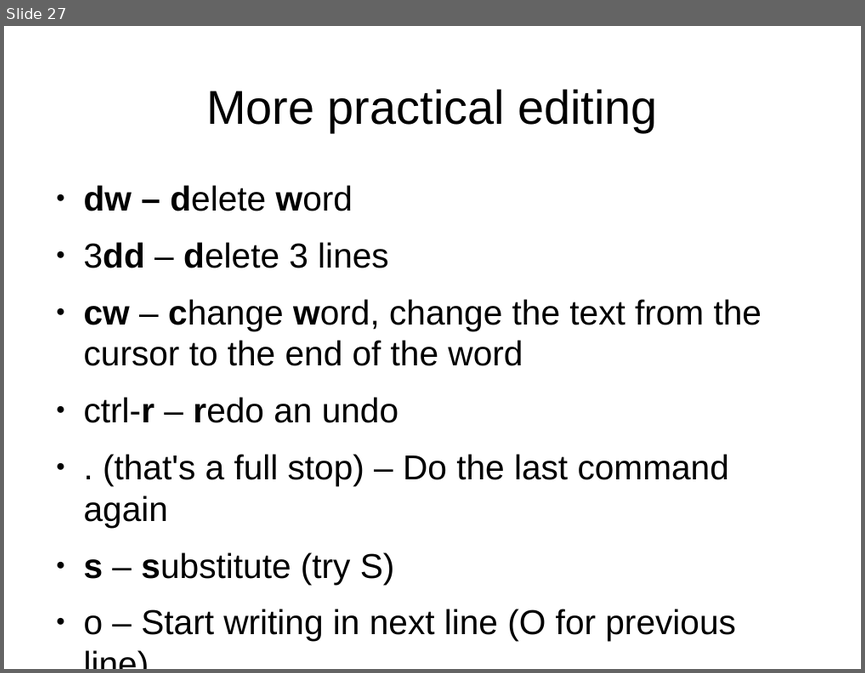
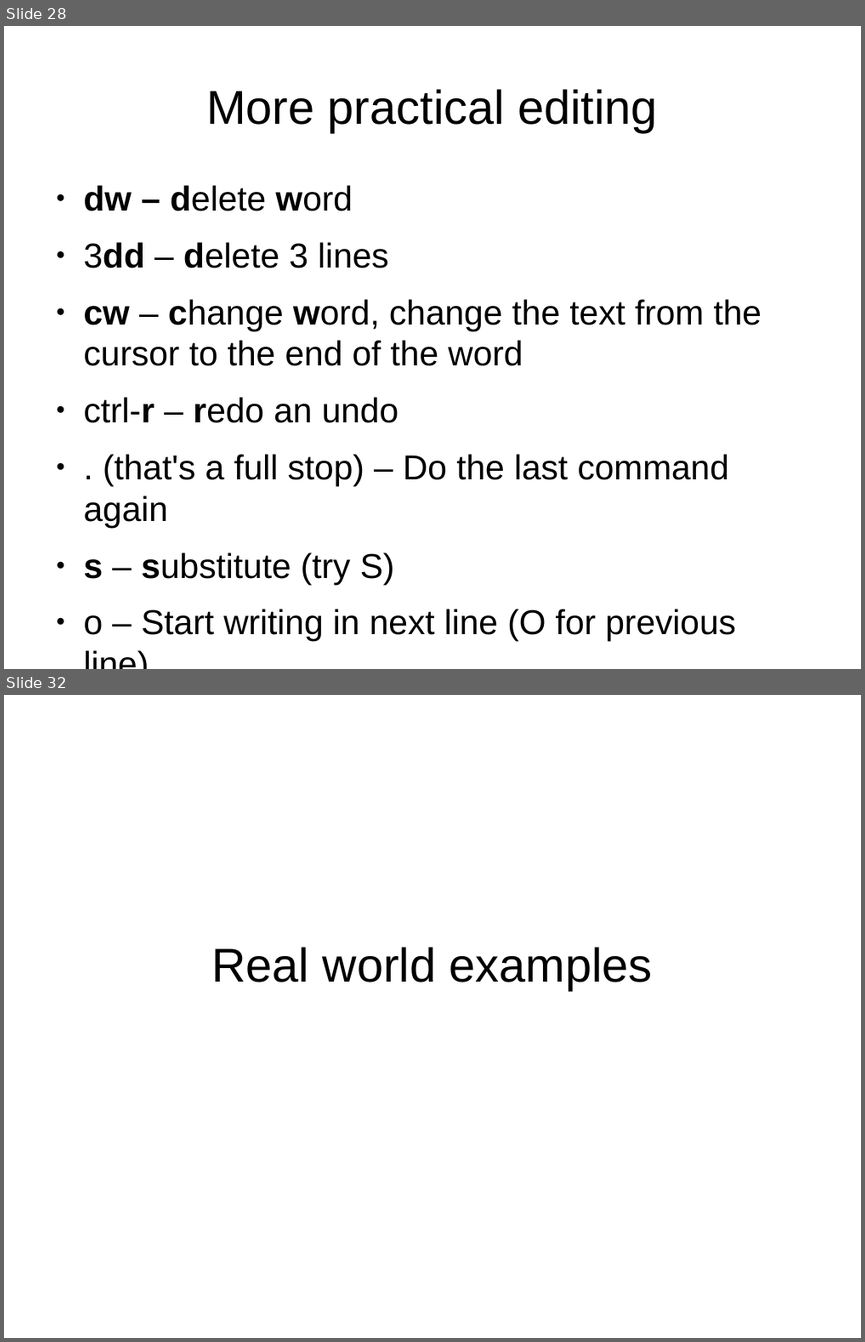
Before and after one commit to mikesligo/Vimtorial, a slide deck: Beginner pres.odp. Shown one above the other, each under a label of ours: slide 27 before the commit, slides 28 and 32 after it; the slides between them are not shown. The pictures are 865x673 and 865x1342 pixels, drawn with LibreOffice and Linux fonts; fonts in the diff are those of the drawing. Boxes give left, top, right and bottom in pixels: in the first picture for what was removed or moved away, otherwise in the second. Text is boxed around its words. In the diff, an @@ line names an element or a change of style, - is before the commit and + after.

```diff
--- a/Beginner pres.odp
+++ b/Beginner pres.odp
@@ slide 32 added at bbox=[4, 695, 861, 1338], background #FFFFFF @@
@@ title added at bbox=[211, 947, 653, 990], 44 pt, text #000000 @@
+Real world examples
@@ what was slide 27 is now slide 28 @@
```
Also in this commit, not shown: 1 slide changed, 4 other slides added, 1 other file.
